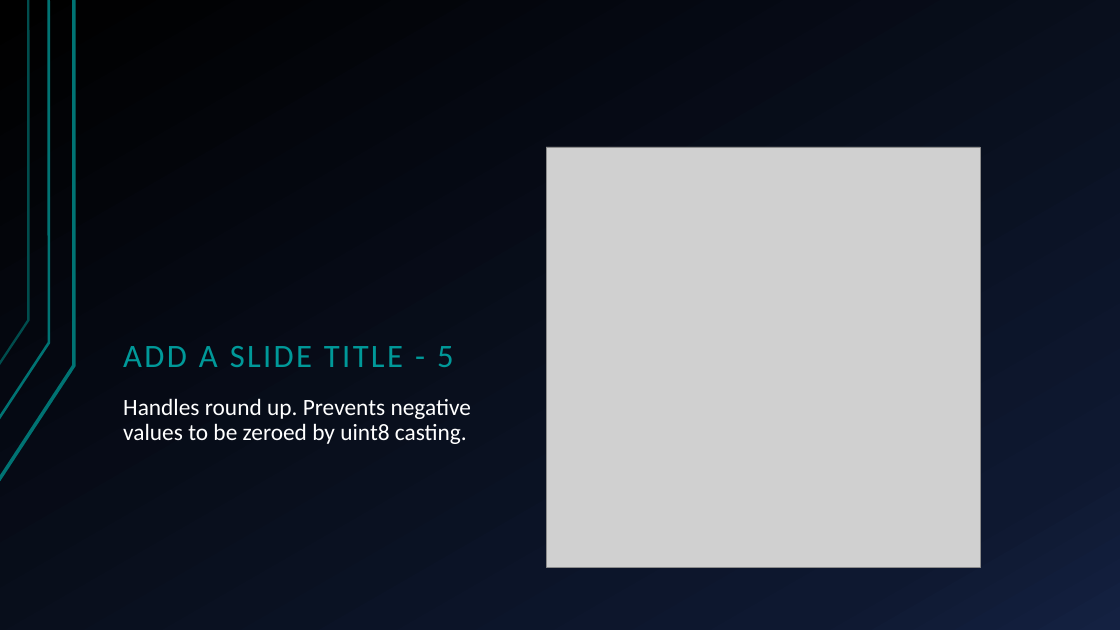
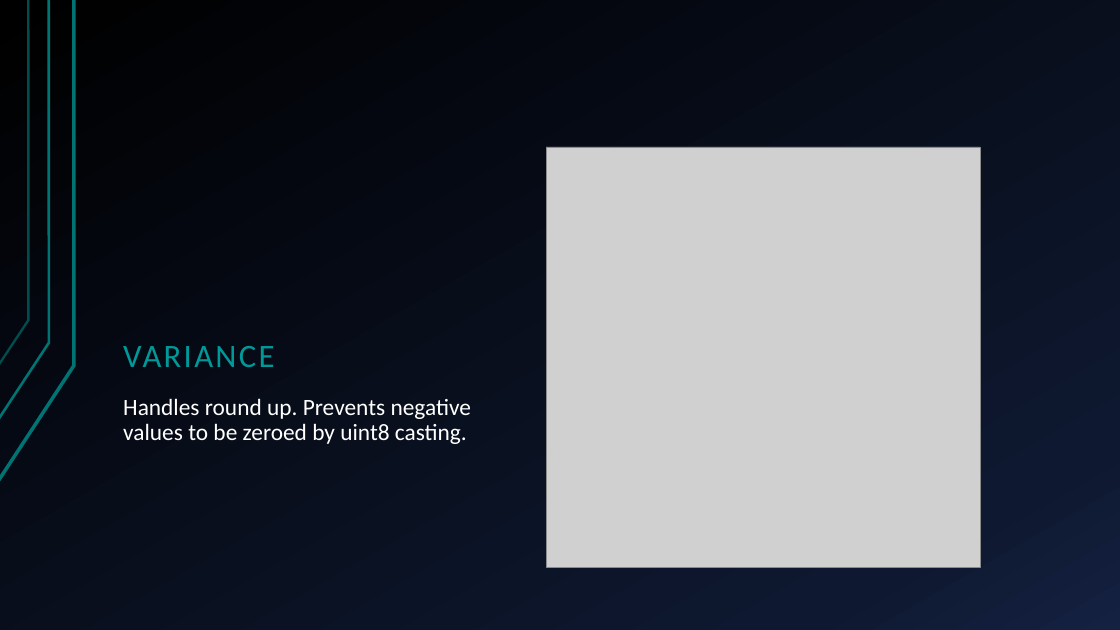
Before and after one commit to RomanRevzin/riscv_ai_accelerator, a slide deck: slide 8 of RISC-V AI Accelerator.pptx. Drawn at 1120x630 pixels with LibreOffice and Linux fonts; fonts in the diff are those of the drawing; grey boxes stand for pictures. Boxes give left, top, right and bottom in pixels: in the first picture for what was removed or moved away, otherwise in the second. Text is boxed around its words. In the diff, an @@ line names an element or a change of style, - is before the commit and + after.

Commit message:
modified slides

```diff
--- a/RISC-V AI Accelerator.pptx
+++ b/RISC-V AI Accelerator.pptx
@@ title at [123,346,274,367]: text changed @@
-ADD A SLIDE TITLE - 5
+VARIANCE
```
Also in this commit, not shown: 1 other file.
